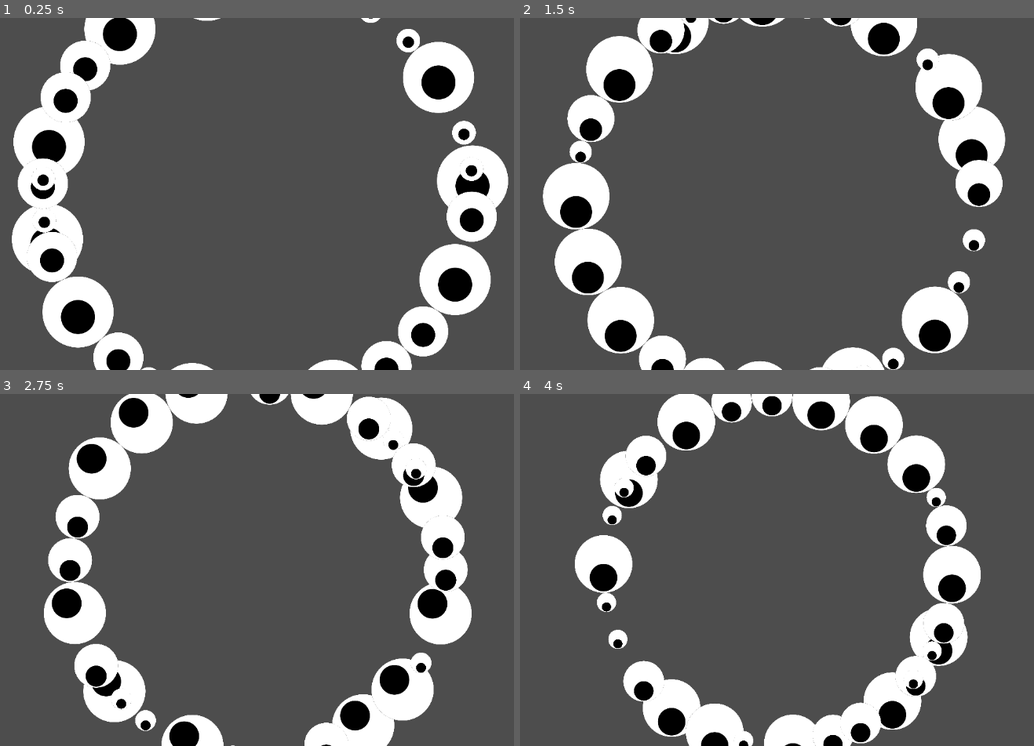
Above: before the commit, frames 1-4 (two rows, left to right).
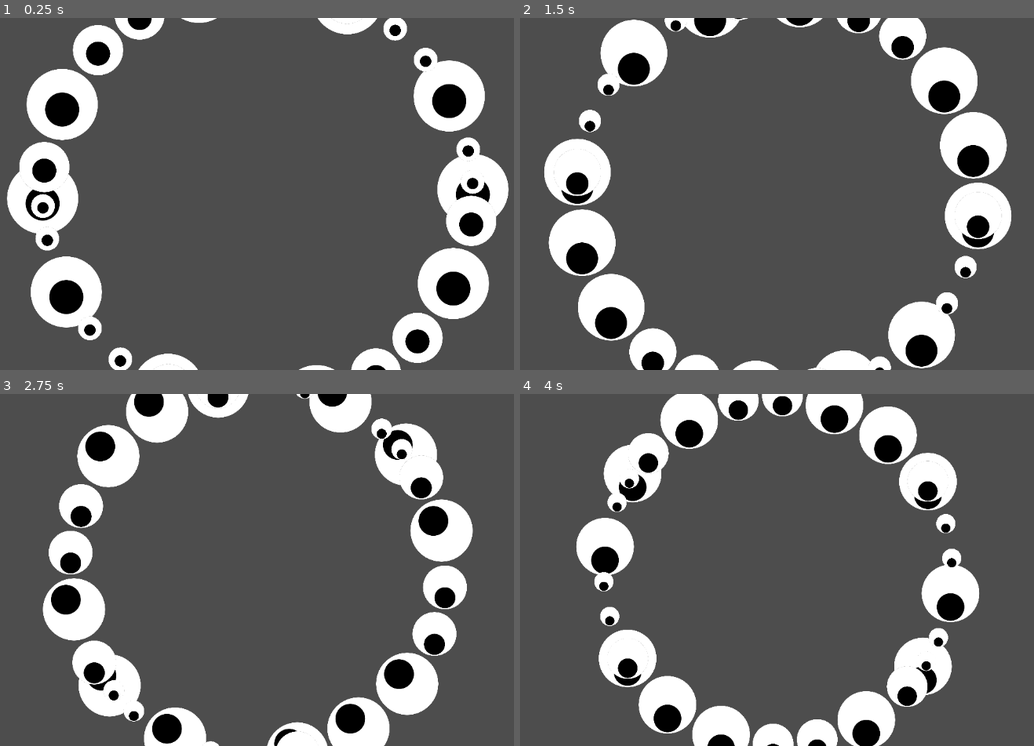
Above: after the commit, the same moments.

Repository: pupcrafty/GooglyEyeSpiral
Game: Godot game, scene res://main.tscn
Same seed, same stepped clock (60 frames per second), same inputs: the game is played once before the commit and once after it.
Inputs:
- Up to frame 1 (0.25 s): no input
- Up to frame 2 (1.5 s): no input
- Up to frame 3 (2.75 s): no input
- Up to frame 4 (4 s): no input

The runs differ from the first frame. In frame 1, 16% of the frame differs, in the area x 1-99%, y 0-100%; in frame 2, 16%, in the area x 4-96%, y 0-100%; in frame 3, 14%; in frame 4, 15%.

Commit message:
fixed over drawing of ring

Diff:
--- a/eye_packer.gd
+++ b/eye_packer.gd
@@ -2,7 +2,7 @@
 class_name EyePacker
 
 @export var start_ring_radius: = 400
-@export var angular_buffer = 0.0
+@export var angular_buffer = 0.02
 
 @onready var low_band_sprites: EyeSpriteCollection = $LowBandEyeSprites
 @onready var mid_band_sprites: EyeSpriteCollection = $MidBandEyeSprites
@@ -35,7 +35,7 @@
 	var last_placed_positive_diameter = 0.0
 	var last_placed_negative_diameter = 0.0
 	var last_band_selected: Globals.BandValue = Globals.BandValue.HIGH
-	while positive_angle - TAU < negative_angle and negative_angle + TAU > positive_angle:
+	while positive_angle - negative_angle  < TAU/2 :
 		var direction = ["positive", "negative"].pick_random()
 		last_band_selected = select_band(last_band_selected)
 		var sprite: EyeSprite = get_band_child(last_band_selected)
@@ -45,14 +45,14 @@
 				print("Chose Positive")
 				var new_angle = determine_beginning_ring_next_angle(positive_angle, last_placed_positive_diameter, sprite.get_actual_px_size(),1)
 				sprite.global_position = Vector2.from_angle(new_angle)*start_ring_radius
-				twin_sprite.global_position = Vector2.from_angle(new_angle+TAU)*start_ring_radius
+				twin_sprite.global_position = Vector2.from_angle(new_angle+TAU/2)*start_ring_radius
 				positive_angle = new_angle
 				last_placed_positive_diameter = sprite.get_actual_px_size()
 			else:
 				print("Chose Negative")
 				var new_angle = determine_beginning_ring_next_angle(negative_angle, last_placed_positive_diameter, sprite.get_actual_px_size(),-1)
 				sprite.global_position = Vector2.from_angle(new_angle)*start_ring_radius
-				twin_sprite.global_position = Vector2.from_angle(new_angle-TAU)*start_ring_radius
+				twin_sprite.global_position = Vector2.from_angle(new_angle-TAU/2)*start_ring_radius
 				negative_angle = new_angle
 				last_placed_negative_diameter = sprite.get_actual_px_size()
 			print("Positive Angle: ", positive_angle)
